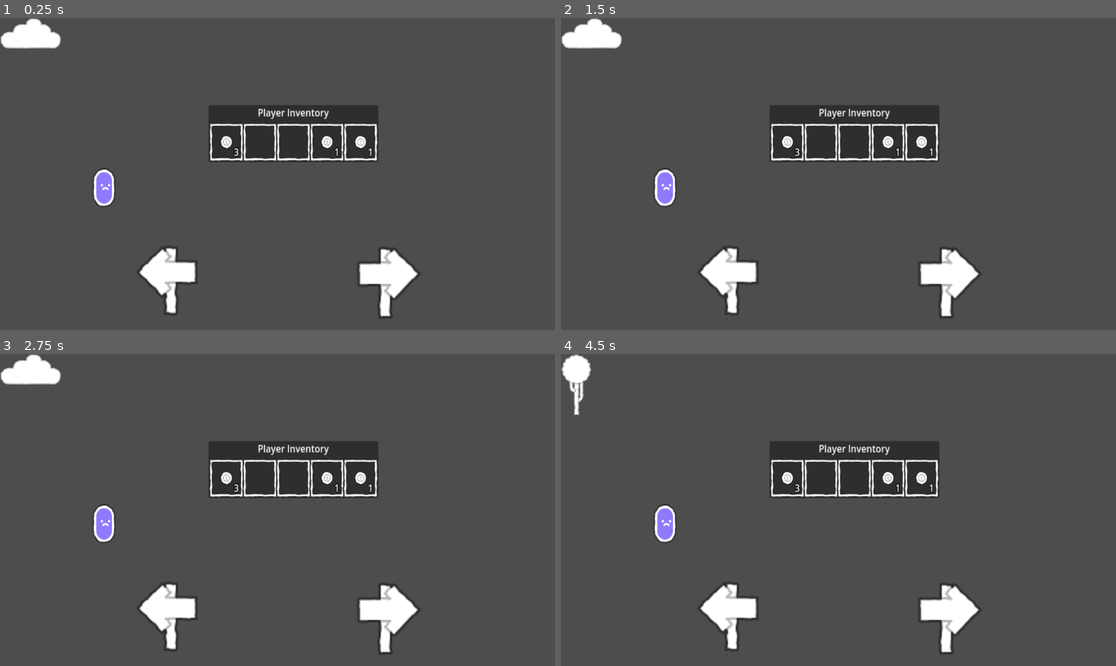
Above: before the commit, frames 1-4 (two rows, left to right).
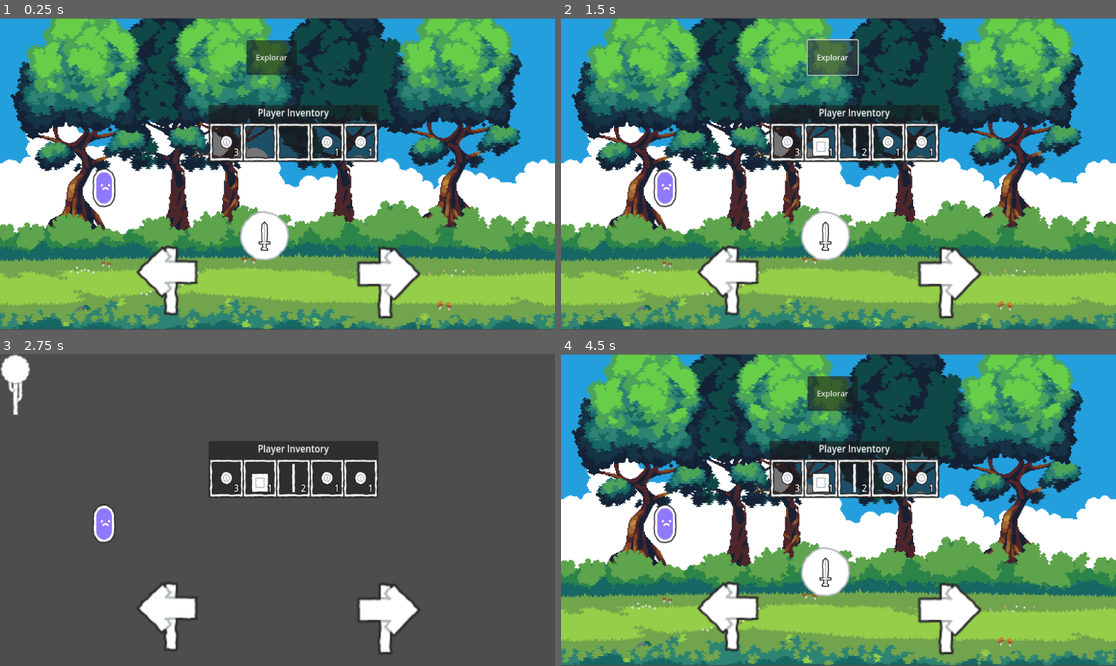
Above: after the commit, the same moments.

Repository: jcamloz/LittleSurvival
Game: Godot game, scene res://Scenes/Game.tscn
The game is run twice, just before and just after one commit, with the same random seed, the same clock (stepped at 60 frames per second) and the same inputs.
Inputs (mouse positions are in pixels of both pictures, inside the frame that each line leads up to):
- Up to frame 1 (0.25 s): no input
- Up to frame 2 (1.5 s): click (827, 236) at 0.52 s; click (832, 58) at 1.25 s, where only the run after the commit has a clickable "Explorar"
- Up to frame 3 (2.75 s): click (166, 619) at 2 s
- Up to frame 4 (4.5 s): click (949, 619) at 2.75 s; click (727, 619) at 3.5 s; click (949, 619) at 4.25 s

The runs differ from the first frame. In frame 1, 93% of the frame differs, in the area x 0-100%, y 0-100%; in frame 2, 93%; in frame 3, 1.0%; in frame 4, 93%.

Commit message:
Recurso LootTable añadido, botón y métodos que permiten añadir uno de los Items en LootTable al azar dependiendo de un nivel pasado por parámetro

Diff:
--- /dev/null
+++ b/Resources/LootTables/FishingLoot.tres
@@ -0,0 +1,33 @@
+[gd_resource type="Resource" script_class="LootTable" load_steps=9 format=3 uid="uid://cpbl87yek0wf3"]
+
+[ext_resource type="Script" uid="uid://b6hpvty05mrsd" path="res://Scripts/ResourceScripts/LootItem.gd" id="1_ksrd3"]
+[ext_resource type="Resource" uid="uid://b8ey6ib12axym" path="res://Resources/Items/Palo.tres" id="2_eybau"]
+[ext_resource type="Script" uid="uid://dvmcvn73olrsw" path="res://Scripts/ResourceScripts/LootTable.gd" id="2_txfu4"]
+[ext_resource type="Resource" uid="uid://cskqakccosrn5" path="res://Resources/Items/Moneda.tres" id="3_kbt0i"]
+[ext_resource type="Resource" uid="uid://u5xuhtbflbmq" path="res://Resources/Items/Madera.tres" id="4_h77i7"]
+
+[sub_resource type="Resource" id="Resource_pqbkm"]
+script = ExtResource("1_ksrd3")
+item = ExtResource("2_eybau")
+amount = 3
+probability = 0.7
+metadata/_custom_type_script = "uid://b6hpvty05mrsd"
+
+[sub_resource type="Resource" id="Resource_2qy1x"]
+script = ExtResource("1_ksrd3")
+item = ExtResource("3_kbt0i")
+amount = 1
+probability = 0.1
+metadata/_custom_type_script = "uid://b6hpvty05mrsd"
+
+[sub_resource type="Resource" id="Resource_ybynd"]
+script = ExtResource("1_ksrd3")
+item = ExtResource("4_h77i7")
+amount = 2
+probability = 0.5
+metadata/_custom_type_script = "uid://b6hpvty05mrsd"
+
+[resource]
+script = ExtResource("2_txfu4")
+loot_items = Array[ExtResource("1_ksrd3")]([SubResource("Resource_pqbkm"), SubResource("Resource_2qy1x"), SubResource("Resource_ybynd")])
+metadata/_custom_type_script = "uid://dvmcvn73olrsw"
--- a/Scenes/Scenarios/Scenario_4.tscn
+++ b/Scenes/Scenarios/Scenario_4.tscn
@@ -1,11 +1,13 @@
-[gd_scene load_steps=4 format=3 uid="uid://b4yhkq1cqhsp3"]
+[gd_scene load_steps=5 format=3 uid="uid://b4yhkq1cqhsp3"]
 
-[ext_resource type="Script" uid="uid://cihhopxjg7ayi" path="res://Scripts/ScenarioScripts/ScenarioController2.gd" id="1_2alt0"]
+[ext_resource type="Script" uid="uid://cihhopxjg7ayi" path="res://Scripts/ScenarioScripts/ScenarioController4.gd" id="1_2alt0"]
+[ext_resource type="Resource" uid="uid://cpbl87yek0wf3" path="res://Resources/LootTables/FishingLoot.tres" id="2_emaea"]
 [ext_resource type="Texture2D" uid="uid://b46xvn8hfaukp" path="res://Assets/pixel_bg.png" id="2_rgrgg"]
 [ext_resource type="PackedScene" uid="uid://b0nfnl4gnviwm" path="res://Scenes/ToolButton.tscn" id="3_emaea"]
 
 [node name="Scenario" type="Node2D"]
 script = ExtResource("1_2alt0")
+lootTable = ExtResource("2_emaea")
 
 [node name="Background" type="TextureRect" parent="."]
 anchors_preset = 8
@@ -23,4 +25,12 @@
 
 [node name="AxeButton" parent="." instance=ExtResource("3_emaea")]
 
+[node name="ExploreButton" type="Button" parent="."]
+offset_left = 512.0
+offset_top = 46.0
+offset_right = 616.0
+offset_bottom = 118.0
+text = "Explorar"
+
 [connection signal="pressed" from="AxeButton" to="." method="_on_axe_button_pressed" binds= ["axe"]]
+[connection signal="pressed" from="ExploreButton" to="." method="_on_explore_button_pressed"]
--- /dev/null
+++ b/Scripts/ResourceScripts/LootItem.gd
@@ -0,0 +1,5 @@
+class_name LootItem extends Resource
+
+@export var item: Item
+@export_range(1, 999, 1) var amount: int = 1 #por defecto 1
+@export_range(0.0, 1.0, 0.01) var probability: float = 0.1  # 10% por defecto
--- /dev/null
+++ b/Scripts/ResourceScripts/LootTable.gd
@@ -0,0 +1,32 @@
+class_name LootTable
+extends Resource
+
+@export var loot_items: Array[LootItem] = []
+
+#Devuelve un LootItem (item y cantidad) random. El nivel pasado por parámetro aumentará las probabilidades de los items
+func get_random_item(tool_level: int = 1) -> LootItem:
+	var selected_loot: LootItem = null
+
+	if !loot_items.is_empty():
+		var total_weight = 0.0
+		var adjusted_probs := []
+
+		# Aumenta la diferencia entre comunes y raros según el nivel
+		for loot_item in loot_items:
+			var base_prob = loot_item.probability
+			var adjusted_prob = pow(base_prob, 1.0 / tool_level)  # menor probabilidad => sube más
+			adjusted_probs.append(adjusted_prob)
+			total_weight += adjusted_prob
+
+		if total_weight > 0.0:
+			#Genero un valor aleatorio entre 0 y el peso total
+			var rand_value = randf() * total_weight
+			var accumulation = 0.0
+
+			for i in range(loot_items.size()):
+				accumulation += adjusted_probs[i]
+				if rand_value <= accumulation:
+					selected_loot = loot_items[i]
+					break
+
+	return selected_loot
--- a/Scripts/ScenarioScripts/ScenarioController2.gd
+++ /dev/null
@@ -1,9 +0,0 @@
-class_name ScenarioController extends Node2D
-
-func _on_axe_button_pressed(tool_name : String):
-	if Player.tool_levels.has(tool_name):
-		print(tool_name , " level: " , Player.tool_levels[tool_name])
-	else:
-		print("No existe la herramienta: " , tool_name)
-
-	print(Player.inventory.add_item(preload("res://Resources/Items/Madera.tres"), 46))#randi_range(1, 3)
--- /dev/null
+++ b/Scripts/ScenarioScripts/ScenarioController4.gd
@@ -0,0 +1,19 @@
+class_name ScenarioController extends Node2D
+
+@export var lootTable : LootTable
+
+func _on_axe_button_pressed(tool_name : String):
+	if Player.tool_levels.has(tool_name):
+		print(tool_name , " level: " , Player.tool_levels[tool_name])
+	else:
+		print("No existe la herramienta: " , tool_name)
+
+	Player.inventory.add_item(preload("res://Resources/Items/Madera.tres"), randi_range(1, 3))
+
+func _on_explore_button_pressed():
+	var loot = lootTable.get_random_item(Player.tool_levels["axe"])
+	if loot != null:
+		print("Nombre: " , loot.item.name, ", Cantidad: ", randi_range(1, loot.amount))
+	else:
+		print("No debiera ocurrir, pero no te ha tocado nada...")
+	Player.inventory.add_item(loot.item, randi_range(1, loot.amount))
--- a/Scripts/game.gd
+++ b/Scripts/game.gd
@@ -4,7 +4,7 @@
 @onready var scenario_container = $ScenarioContainer
 
 #Indice del escenario actual y array con los diferentes escenarios
-var current_index = 0
+var current_index = 2
 var scenarios = [
 	"res://Scenes/Scenarios/Scenario_0.tscn",
 	"res://Scenes/Scenarios/Scenario_1.tscn",
@@ -12,6 +12,7 @@
 ]
 
 func _ready():
+	randomize()
 	load_scenario(current_index)
 
 #Se encarga de cargar el escenario actual
Not shown, added: Scripts/ResourceScripts/LootItem.gd.uid
Not shown, added: Scripts/ResourceScripts/LootTable.gd.uid
Renamed: Scripts/ScenarioScripts/ScenarioController2.gd.uid -> Scripts/ScenarioScripts/ScenarioController4.gd.uid
